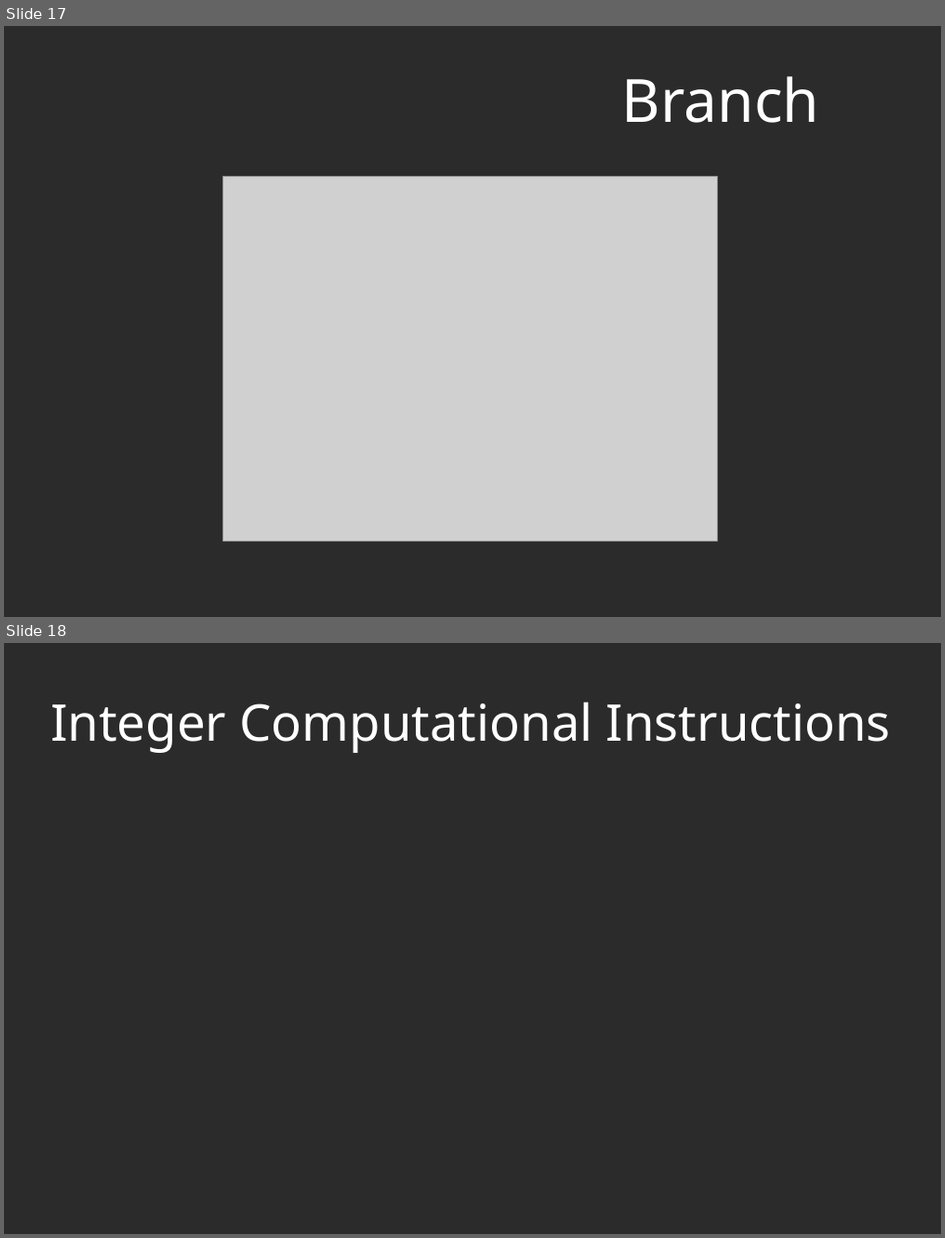
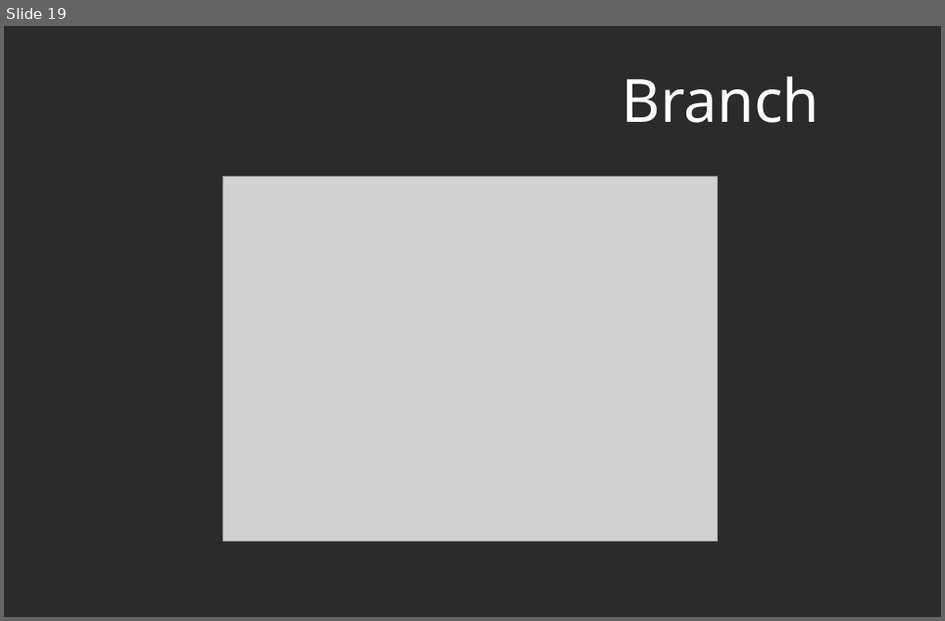
Before and after one commit to murthuja1708/desd_class, a slide deck: RISCV.odp. Shown one above the other, each under a label of ours: slides 17 and 18 before the commit, slide 19 after it. The pictures are 945x1238 and 945x621 pixels, drawn with LibreOffice and Linux fonts; fonts in the diff are those of the drawing; grey boxes stand for pictures; background and template pictures are left out; a plain dark background stands for a picture behind light text. Boxes give left, top, right and bottom in pixels: in the first picture for what was removed or moved away, otherwise in the second. Text is boxed around its words. In the diff, an @@ line names an element or a change of style, - is before the commit and + after.

```diff
--- a/RISCV.odp
+++ b/RISCV.odp
@@ slide 18 removed at [4, 643, 941, 1234], background picture (left out) @@
@@ title removed at [50, 702, 891, 753] @@
-Integer Computational Instructions
@@ what was slide 17 is now slide 19 @@
```
Also in this commit, not shown: 16 slides changed, 8 slides added, 4 other slides removed.
